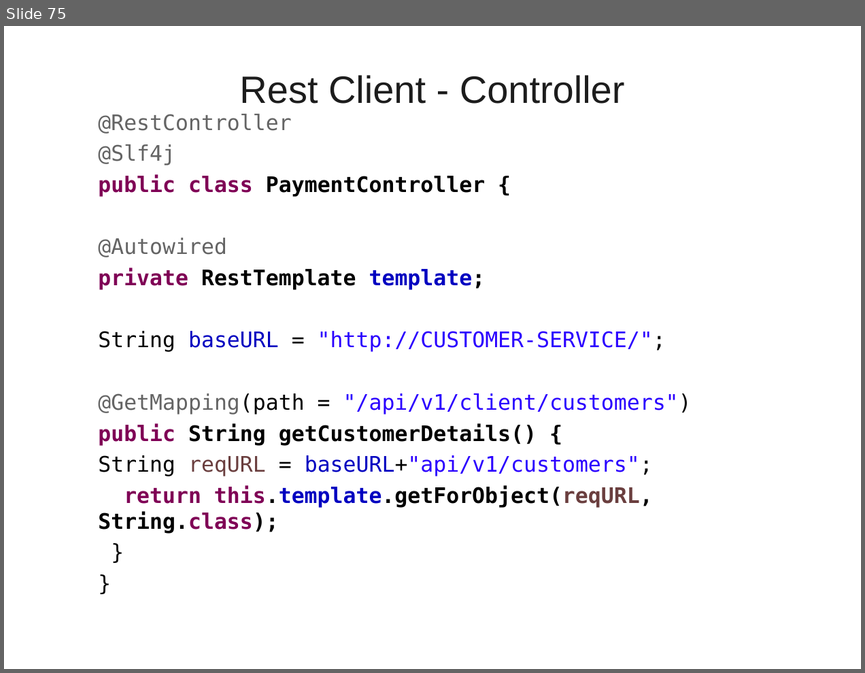
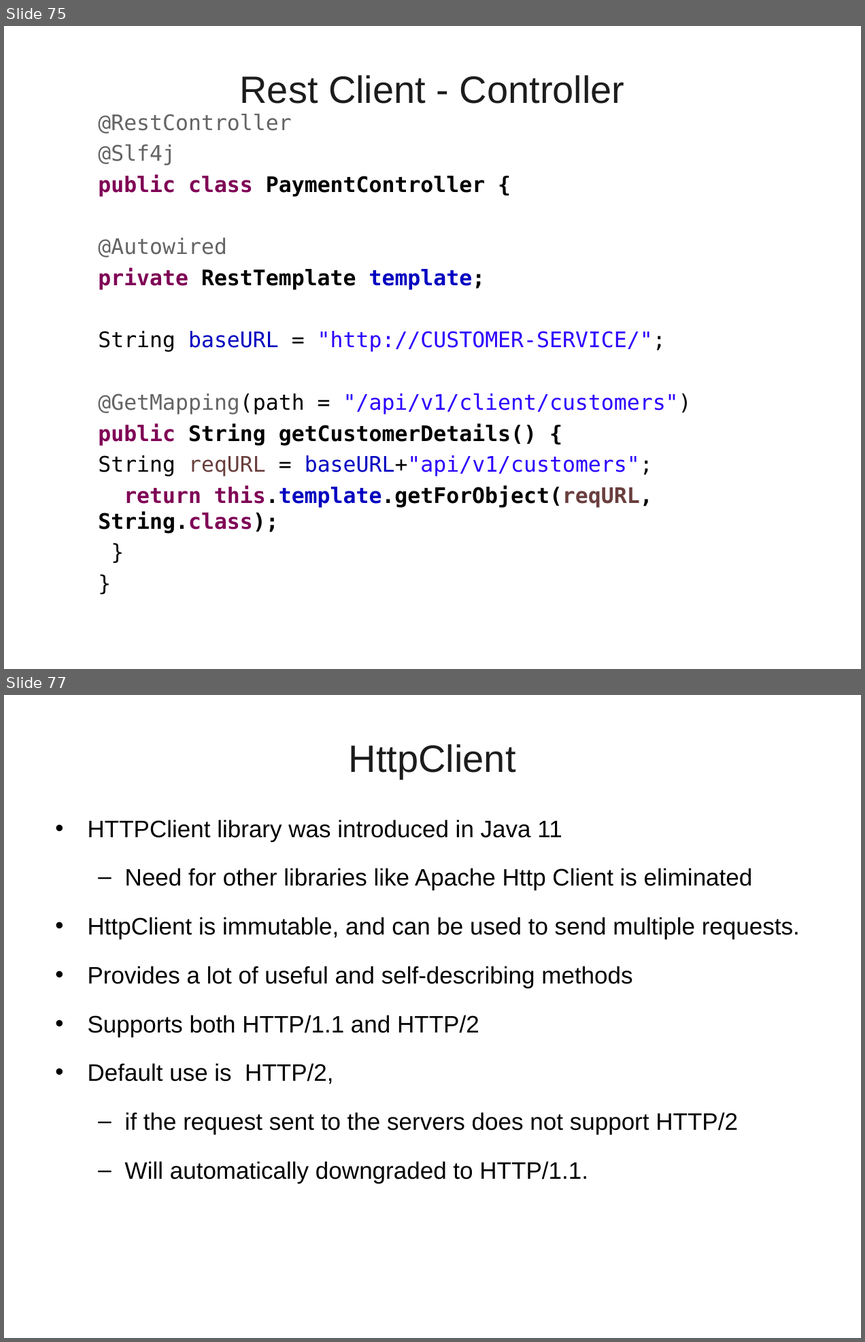
Before and after one commit to vatsanTraining/training_aug_2023, a slide deck: Spring_Aop.ppt. Shown one above the other, each under a label of ours: slide 75 before the commit, slides 75 and 77 after it; the slides between them are not shown. The pictures are 865x673 and 865x1342 pixels, drawn with LibreOffice and Linux fonts; fonts in the diff are those of the drawing; background and template pictures are left out. Boxes give left, top, right and bottom in pixels: in the first picture for what was removed or moved away, otherwise in the second. Text is boxed around its words. In the diff, an @@ line names an element or a change of style, - is before the commit and + after.

```diff
--- a/Spring_Aop.ppt
+++ b/Spring_Aop.ppt
@@ slide 77 added at <box>4,695,861,1338</box>, background picture (left out) @@
@@ title added at <box>349,744,516,779</box>, 32 pt, text #1C1C1C @@
+HttpClient
@@ text added at <box>88,819,800,1183</box>, 20 pt, text #000000 @@
+• HTTPClient library was introduced in Java 11
+  – Need for other libraries like Apache Http Client is eliminated
+• HttpClient is immutable, and can be used to send multiple requests.
+• Provides a lot of useful and self-describing methods
+• Supports both HTTP/1.1 and HTTP/2
+• Default use is HTTP/2,
+  – if the request sent to the servers does not support HTTP/2
+  – Will automatically downgraded to HTTP/1.1.
```
Also in this commit, not shown: 5 other slides added.
